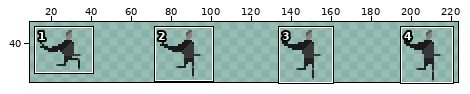
Two states of a sprite sheet, Assets/Art/Spritesheets/Human Spritesheet/Human_Hold_falling.png. Above, an overview of the earlier version with the close-up marked.
Close-up. Old version:
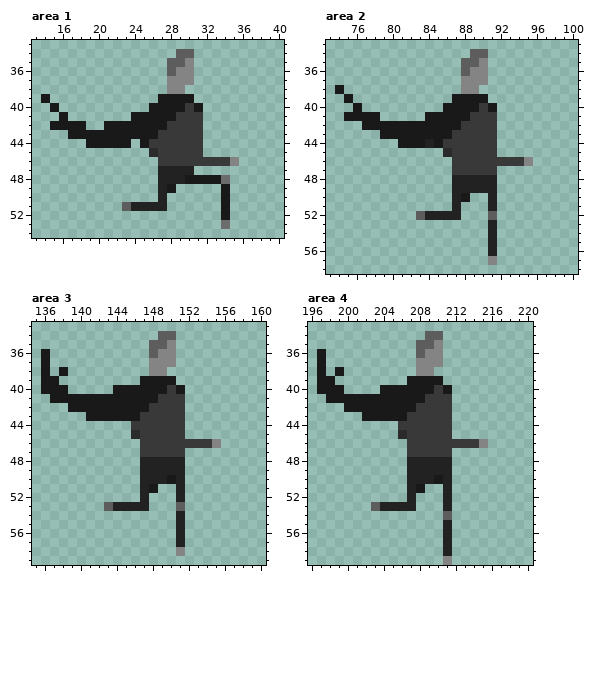
The file is 240x60 pixels. Colours within 5 levels of each other are drawn and written as one. Shown: area 1: x 13..40, y 33..54; area 2: x 73..100, y 33..58; area 3: x 135..160, y 33..59; area 4: x 196..220, y 33..59. The wide view leaves out empty margins.
The same view after the edit:
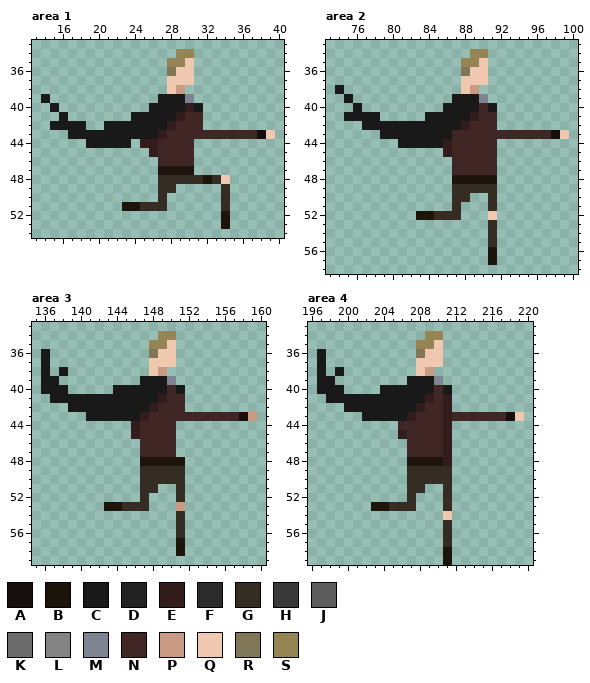
Palette (. is transparent): A #180e0d  B #1d150b  C #191919  D #222222  E #331d1c  F #2b2b2b  G #352d24  H #393939  J #5d5d5d  K #6c6c6c  L #848484  M #7e8492  N #402726  P #ca9b83  Q #f0c8af  R #807658  S #958555
Change:
Changed rows in their new state; - is an unchanged pixel.
Area 1:
first column x 23:
34 ------SS---------
35 -----SSQ---------
36 -----RQQ---------
37 -----QQQ---------
38 -----QP----------
39 -------M---------
40 -------E---------
41 ------ENN--------
42 -----ENNN--------
43 ----ENNNNNNNNNNAQ
44 --EENNNN.--------
45 ---ENNNN.--------
46 ----NNNN.....----
47 ----BBBB---------
48 ----GGGGGBGQ-----
49 ----GG-----G-----
50 ----G------G-----
51 BBGGG------G-----
52 -----------B-----
53 -----------B-----
Area 2:
first column x 83:
34 ------SS---------
35 -----SSQ---------
36 -----RQQ---------
37 -----QQQ---------
38 -----QP----------
39 -------M---------
40 -------N---------
41 ------ENN--------
42 -----ENNN--------
43 ----NNNNNNNNNNNAQ
44 -C-ENNNNN--------
45 ---ENNNNN--------
46 ----NNNNN....----
47 ----NNNNN--------
48 ----BBBBB--------
49 ----GGGGG--------
50 ----GG--G--------
51 ----G---G--------
52 BBGGG---Q--------
53 --------G--------
54 --------G--------
55 --------G--------
56 --------B--------
57 --------B--------
Area 3:
first column x 143:
34 ------SS---------
35 -----SSQ---------
36 -----RQQ---------
37 -----QQQ---------
38 -----QP----------
39 -------M---------
40 -------N---------
41 ------ENN--------
42 -----ENNN--------
43 ----ENNNNNNNNNNAP
44 ---ENNNN.--------
45 ---ENNNN.--------
46 ----NNNN.....----
47 ----NNNN.--------
48 ----BBBBB--------
49 ----GGGGG--------
50 ----GGGGG--------
51 ----GG--G--------
52 ----G---G--------
53 BBGGG---P--------
54 --------G--------
55 --------G--------
56 --------G--------
57 --------B--------
58 --------B--------
Area 4:
first column x 203:
34 ------SS---------
35 -----SSQ---------
36 -----RQQ---------
37 -----QQQ---------
38 -----QP----------
39 -------M---------
40 -------N---------
41 ------ENE--------
42 -----ENNE--------
43 ----ENNNENNNNNNAQ
44 ---NNNNNE--------
45 ---ENNNNE--------
46 ----NNNNE....----
47 ----NNNNE--------
48 ----BBBBE--------
49 ----GGGGG--------
50 ----GGGGG--------
51 ----GG--G--------
52 ----G---G--------
53 BBGGG---G--------
54 --------Q--------
55 --------G--------
56 --------G--------
57 --------G--------
58 --------B--------
59 --------B--------
Where, in picture pixels (left, top, right, bottom), the same in both close-ups:
changed: (122, 49, 275, 229)
changed: (416, 49, 569, 265)
changed: (104, 331, 257, 556)
changed: (371, 331, 524, 565)
